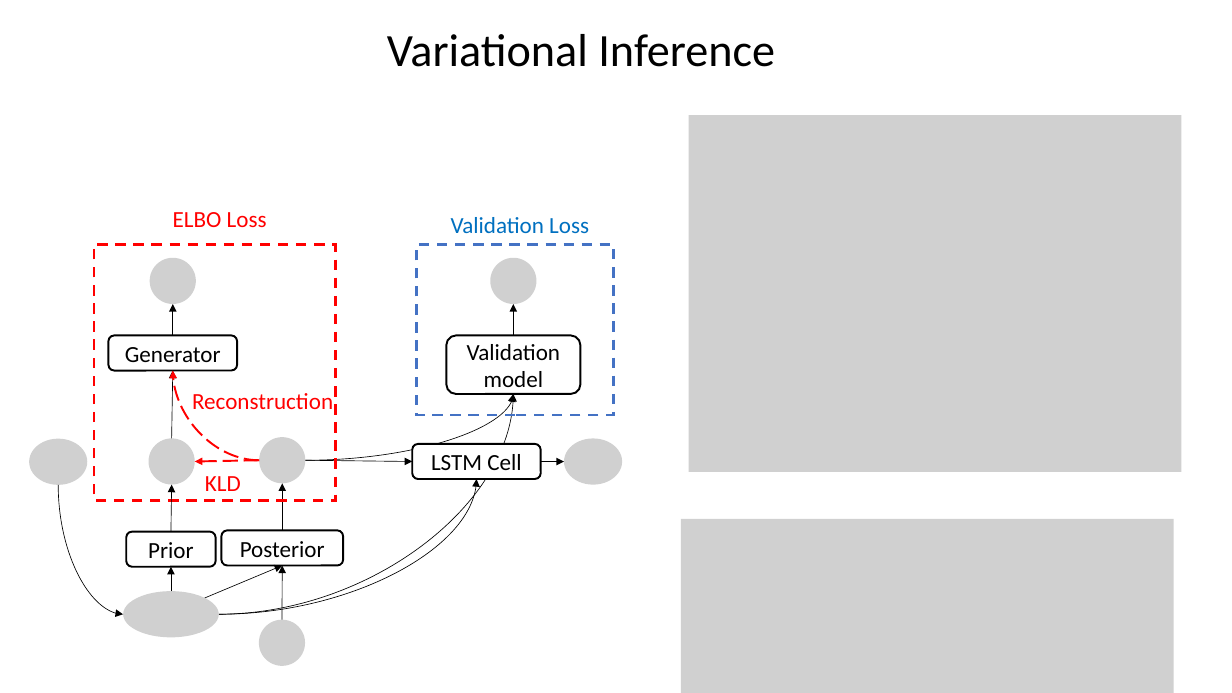
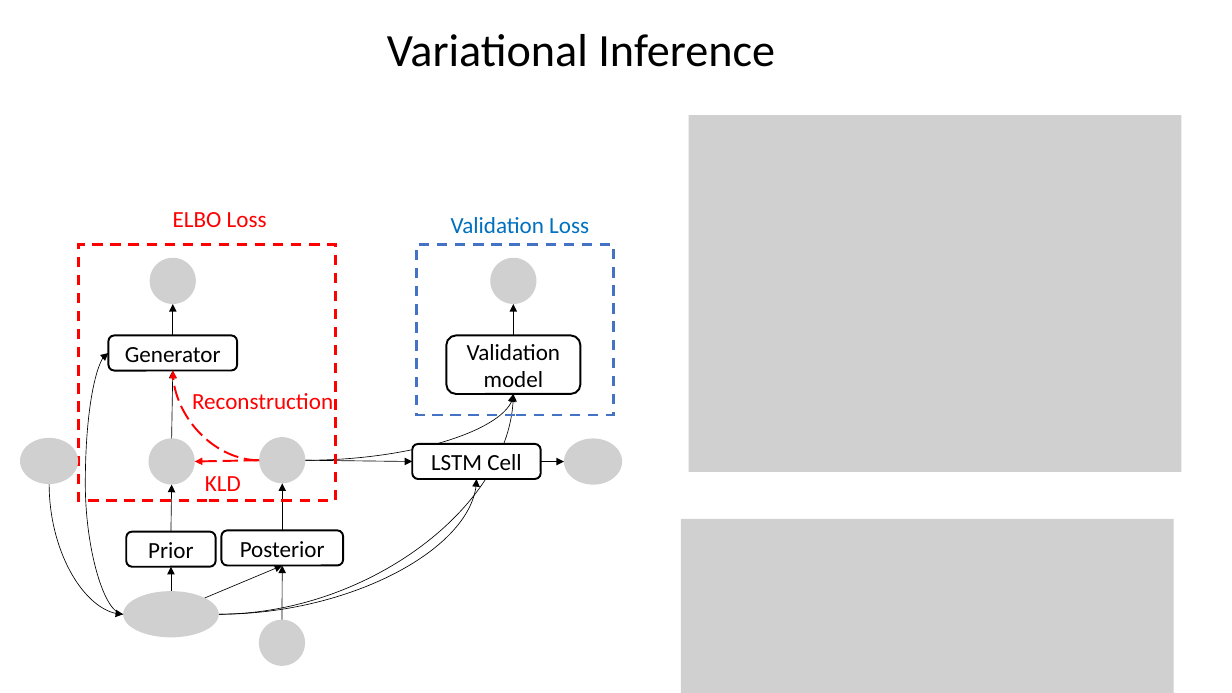
Before and after one commit to Guiliang/sport-analytic-variational-embedding, a slide deck: slide 5 of sport-vae.pptx. Drawn at 1232x693 pixels with LibreOffice and Linux fonts; fonts in the diff are those of the drawing; grey boxes stand for pictures. Boxes give left, top, right and bottom in pixels: in the first picture for what was removed or moved away, otherwise in the second. Text is boxed around its words. In the diff, an @@ line names an element or a change of style, - is before the commit and + after.

```diff
--- a/sport-vae.pptx
+++ b/sport-vae.pptx
@@ rectangle: place and size @@
-rectangle at (94,245,335,501)
+rectangle at (79,245,335,501)
@@ curved arrow added from (123, 615) to (108, 353), #000000 0.5 pt @@
@@ picture: place and size @@
-picture at (30,439,88,485)
+picture at (20,438,79,484)
@@ curved arrow moved from (58, 485) - (123, 615) to (49, 484) - (123, 615) @@
```
Also in this commit, not shown: 3 other slides changed, 1 slide added.
